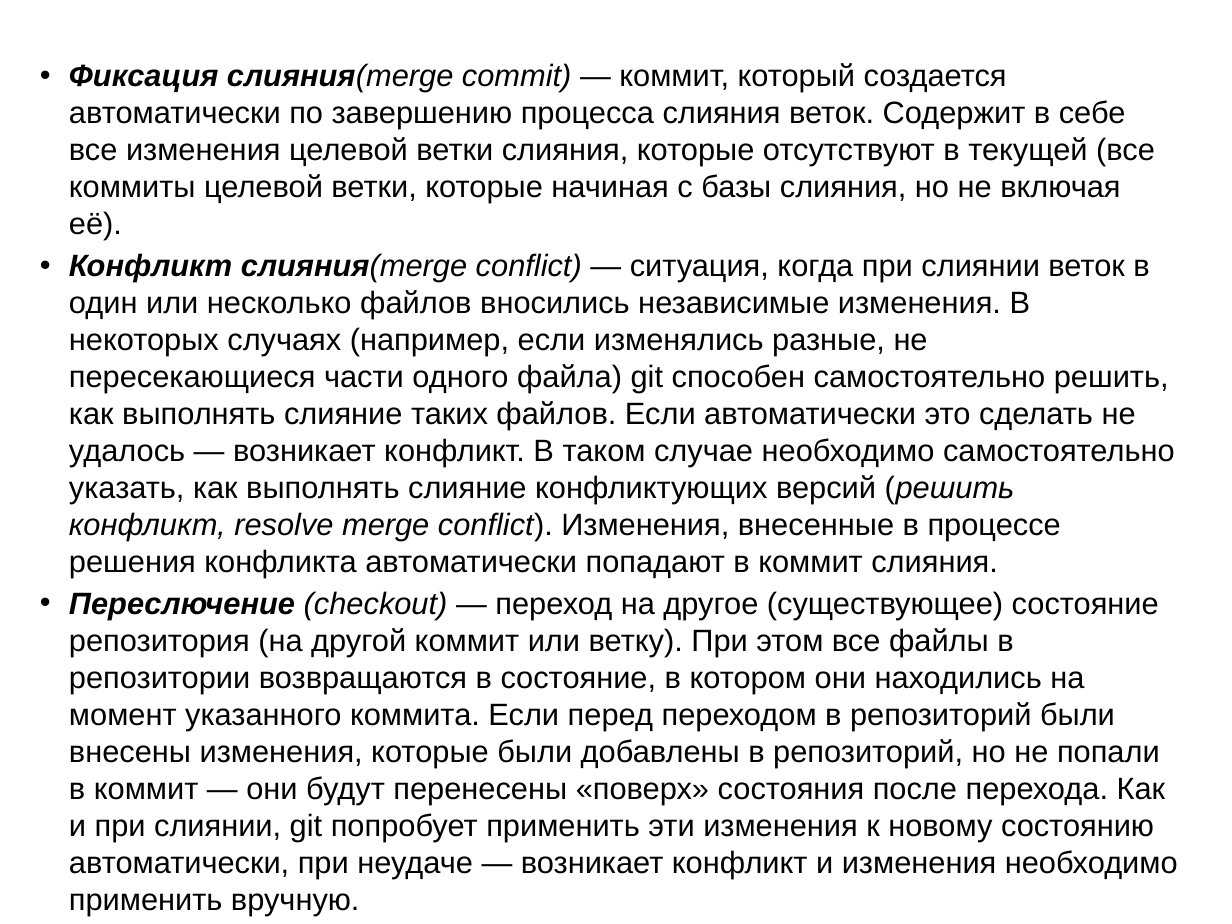
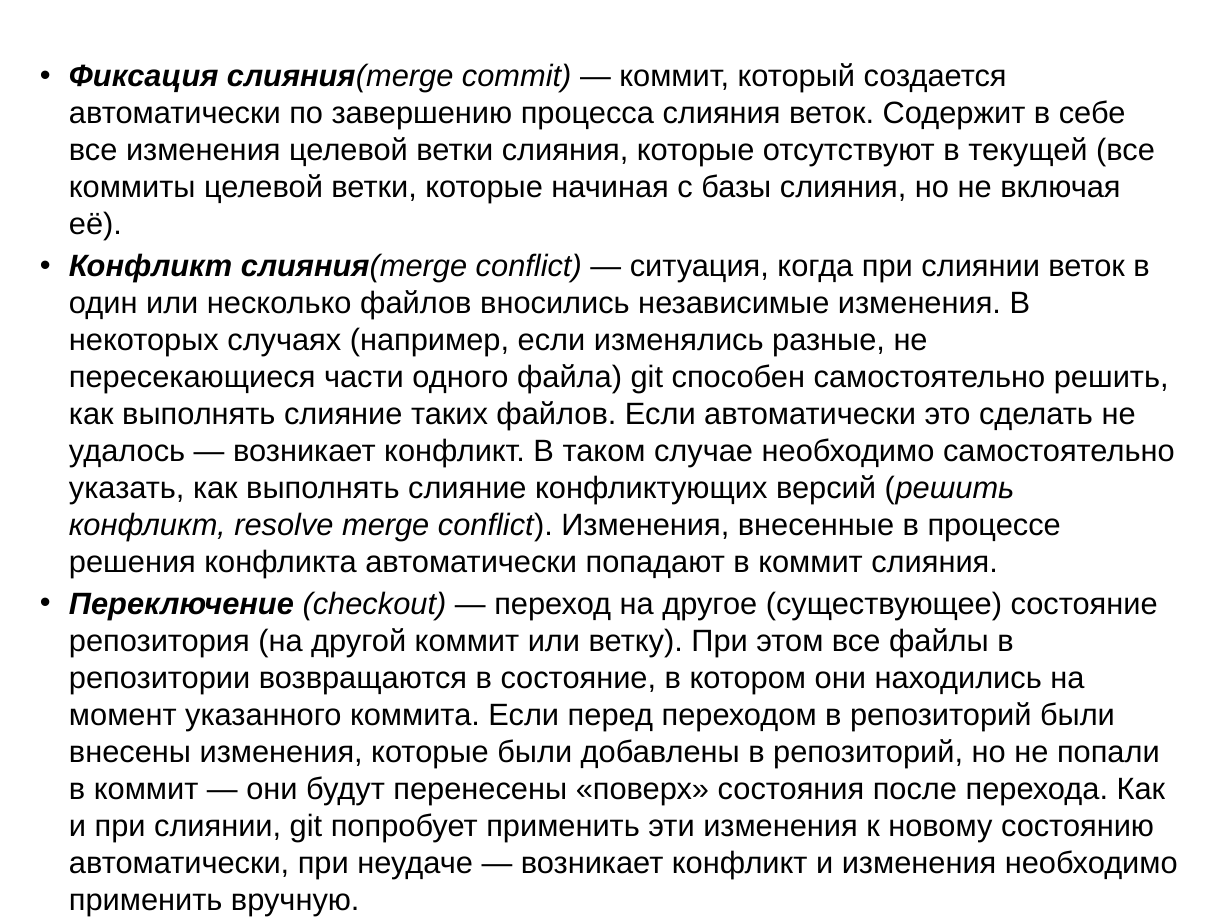
Before and after one commit to gsvmbox/g, a slide deck: slide 10 of 3 Работа с GitHub/5 Управление версиями ПО.ppt. Drawn at 1232x924 pixels with LibreOffice and Linux fonts; fonts in the diff are those of the drawing. Boxes give left, top, right and bottom in pixels: in the first picture for what was removed or moved away, otherwise in the second. Text is boxed around its words. In the diff, an @@ line names an element or a change of style, - is before the commit and + after.

```diff
--- a/3 Работа с GitHub/5 Управление версиями ПО.ppt
+++ b/3 Работа с GitHub/5 Управление версиями ПО.ppt
@@ text at (69, 591, 1178, 878): text changed @@
-• Переслючение (checkout) — переход на другое (существующее) состояние репозитория (на другой коммит или ветку). При этом все файлы в репозитории возвращаются в состояние, в котором они находились на момент указанного коммита. Если перед переходом в репозиторий были внесены изменения, которые были добавлены в репозиторий, но не попали в коммит — они будут перенесены «поверх» состояния после перехода. Как и при слиянии, git попробует применить эти изменения к новому состоянию автоматически, при неудаче — возникает конфликт и изменения необходимо применить вручную.
+• Переключение (checkout) — переход на другое (существующее) состояние репозитория (на другой коммит или ветку). При этом все файлы в репозитории возвращаются в состояние, в котором они находились на момент указанного коммита. Если перед переходом в репозиторий были внесены изменения, которые были добавлены в репозиторий, но не попали в коммит — они будут перенесены «поверх» состояния после перехода. Как и при слиянии, git попробует применить эти изменения к новому состоянию автоматически, при неудаче — возникает конфликт и изменения необходимо применить вручную.
```
